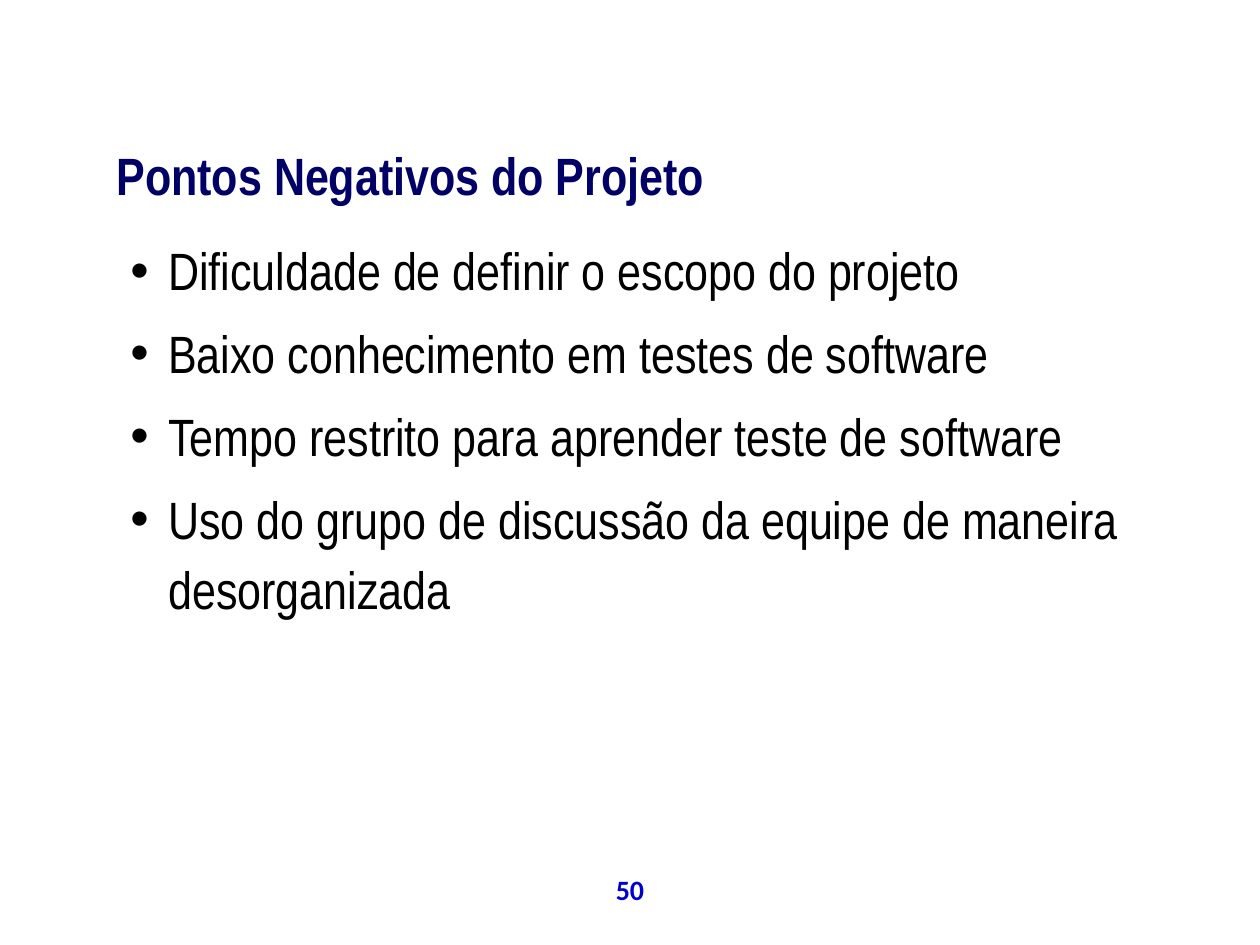
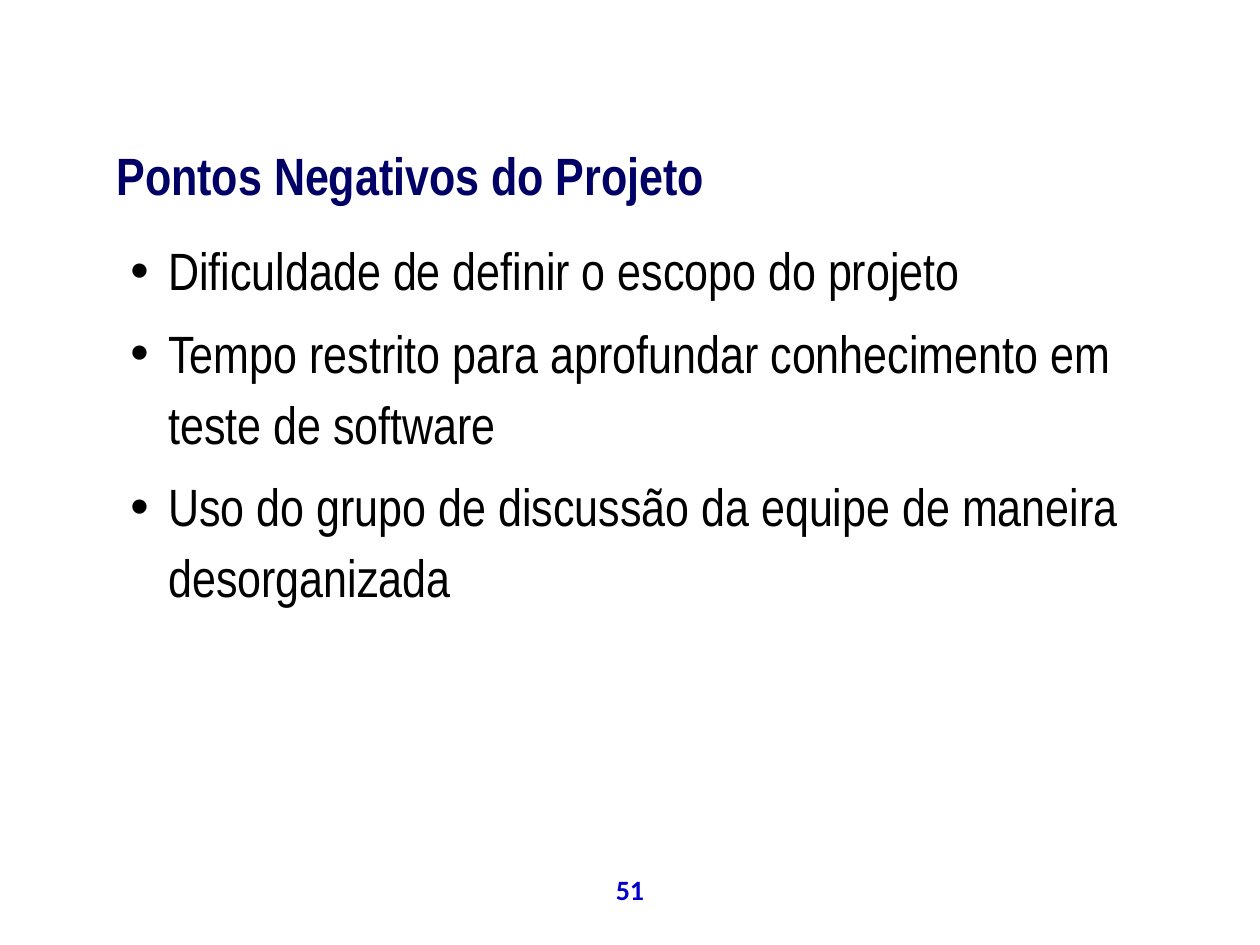
Before and after one commit to theoziran/sislodim, a slide deck: slide 51 of documentos/ProjetoPSA/Apresentação Final.ppt (slide 50 before the commit). Drawn at 1260x945 pixels with LibreOffice and Linux fonts; fonts in the diff are those of the drawing; background and template pictures are left out. Boxes give left, top, right and bottom in pixels: in the first picture for what was removed or moved away, otherwise in the second. Text is boxed around its words. In the diff, an @@ line names an element or a change of style, - is before the commit and + after.

```diff
--- a/documentos/ProjetoPSA/Apresentação Final.ppt
+++ b/documentos/ProjetoPSA/Apresentação Final.ppt
@@ text at (x1=168, y1=335, x2=1110, y2=445): text changed @@
-• Baixo conhecimento em testes de software
-• Tempo restrito para aprender teste de software
+• Tempo restrito para aprofundar conhecimento em teste de software
@@ page number at (x1=616, y1=881, x2=644, y2=900): text changed @@
-50
+51
```
Also in this commit, not shown: 11 other slides changed, 1 slide added.
